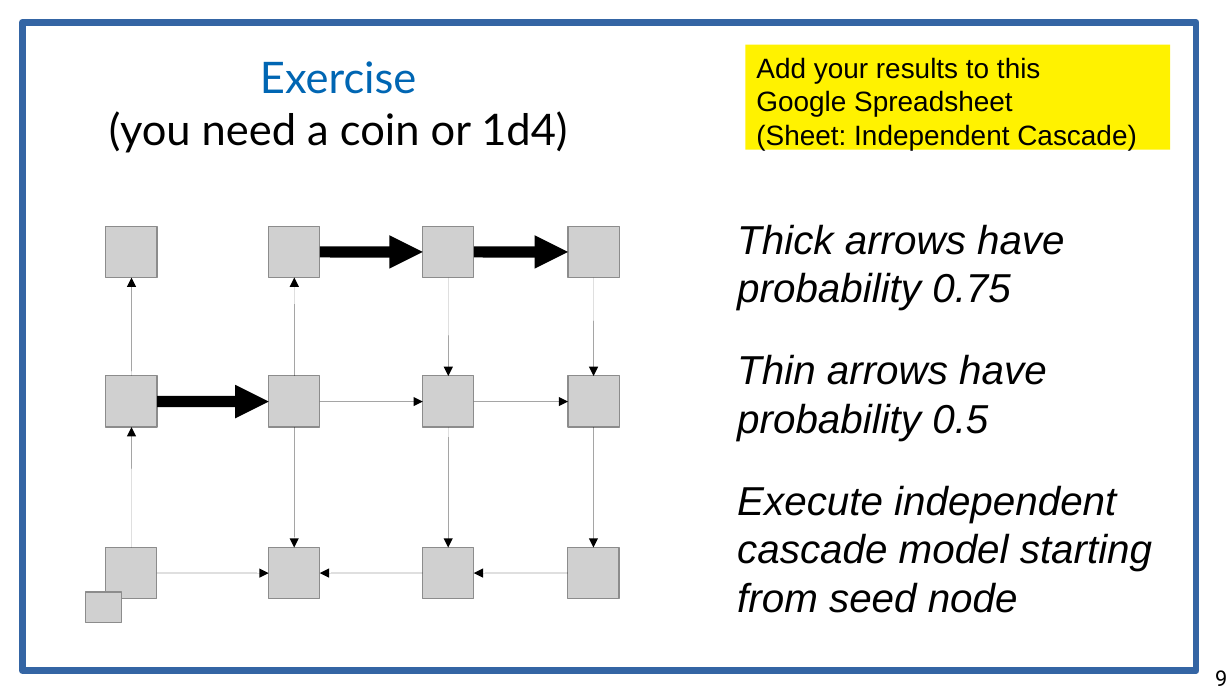
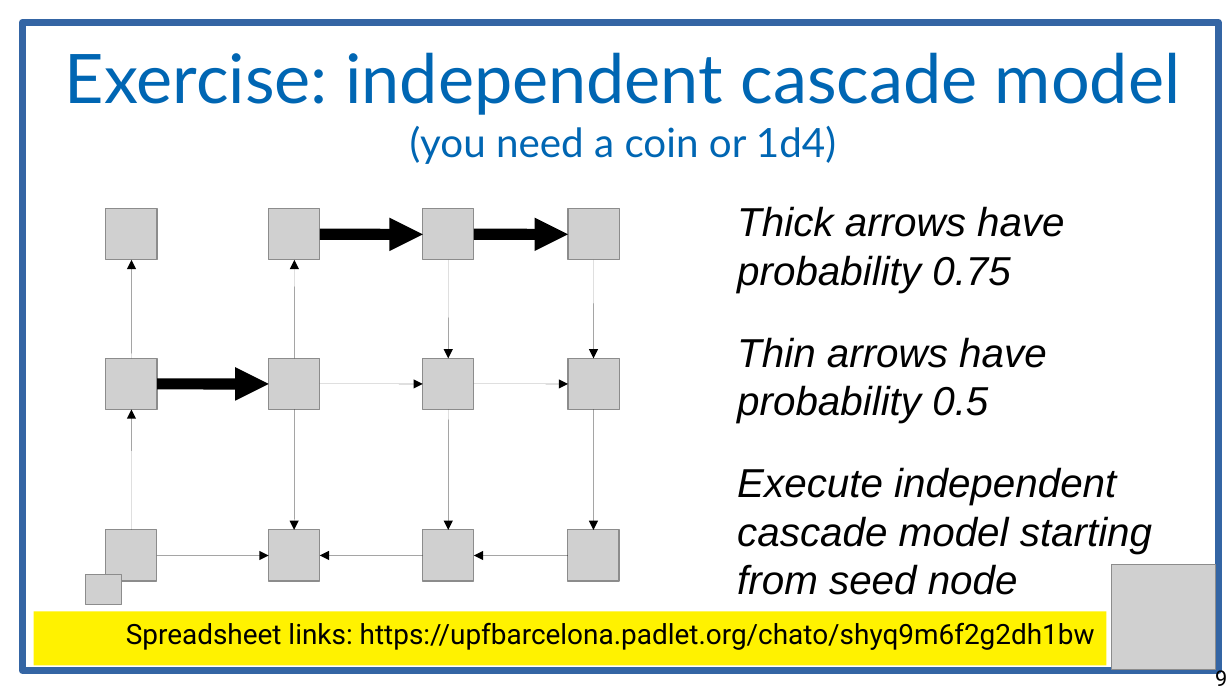
Before and after one commit to chatox/networks-science-course, a slide deck: slide 9 of theory/odp/tt24-models_of_influence.odp. Drawn at 1232x693 pixels with LibreOffice and Linux fonts; fonts in the diff are those of the drawing; grey boxes stand for pictures. Boxes give left, top, right and bottom in pixels: in the first picture for what was removed or moved away, otherwise in the second. Text is boxed around its words. In the diff, an @@ line names an element or a change of style, - is before the commit and + after.

```diff
--- a/theory/odp/tt24-models_of_influence.odp
+++ b/theory/odp/tt24-models_of_influence.odp
@@ rectangle: place and size @@
-rectangle at bbox=[22, 22, 1196, 671]
+rectangle at bbox=[22, 22, 1219, 671]
@@ title at bbox=[65, 52, 1180, 164]: text changed; size 28 to 44 pt; text colour #000000 to #0066B3 @@
-Exercise
-(you need a coin or 1d4)
+Exercise: independent cascade model
+(you need a coin or 1d4)
@@ 8 pictures, 6 arrows: place and size @@
-8 pictures, 6 arrows at bbox=[106, 226, 619, 427]
+8 pictures, 6 arrows at bbox=[106, 209, 619, 410]
@@ 10 arrows, 5 pictures, 1 text: place and size @@
-10 arrows, 5 pictures, 1 text at bbox=[85, 224, 1152, 623]
+10 arrows, 5 pictures, 1 text at bbox=[85, 206, 1152, 605]
@@ picture added at bbox=[1111, 565, 1215, 669] @@
@@ rectangle "Spreadsheet links: https://upfbarcelona.padlet.org/chato/shy ...": place and size @@
-rectangle "Spreadsheet links: https://upfbarcelona.padlet.org/chato/shy ..." at bbox=[746, 45, 1171, 150]
+rectangle "Spreadsheet links: https://upfbarcelona.padlet.org/chato/shy ..." at bbox=[34, 612, 1107, 665]
@@ text in rectangle at bbox=[126, 622, 1095, 650]: text changed; font Arial to Roboto @@
-Add your results to this
-Google Spreadsheet
-(Sheet: Independent Cascade)
+Spreadsheet links: https://upfbarcelona.padlet.org/chato/shyq9m6f2g2dh1bw
```
Also in this commit, not shown: 1 other slide changed, 1 slide added, 1 slide removed, 4 other files.
